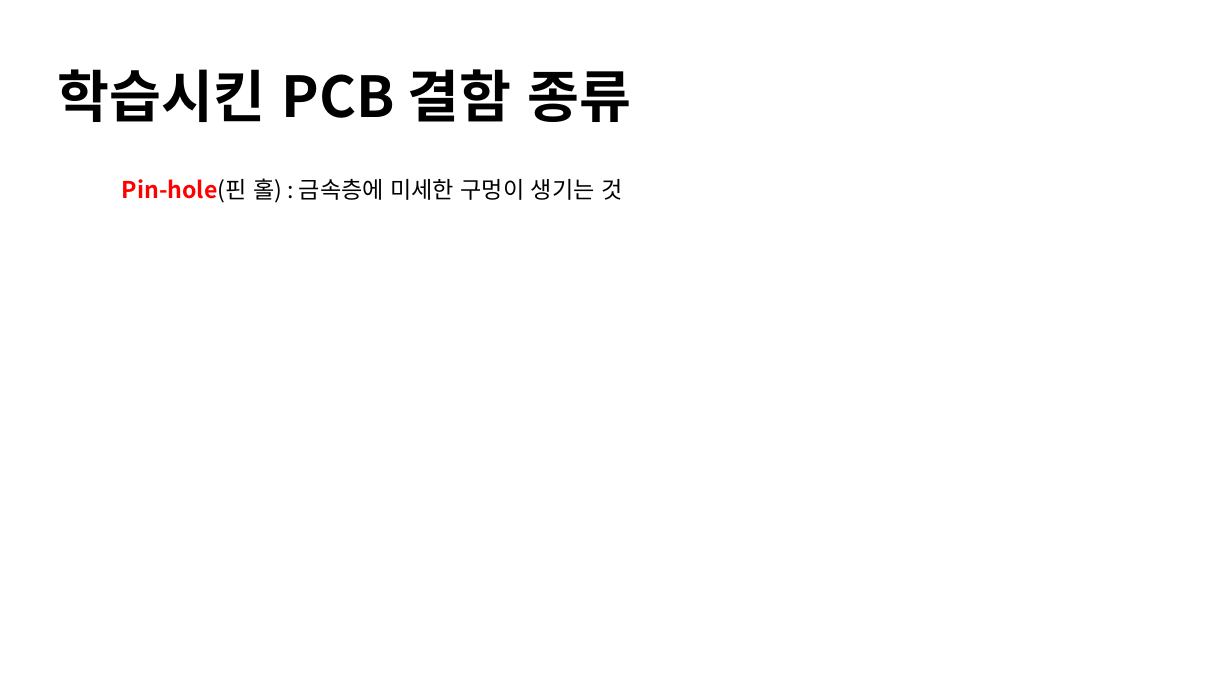
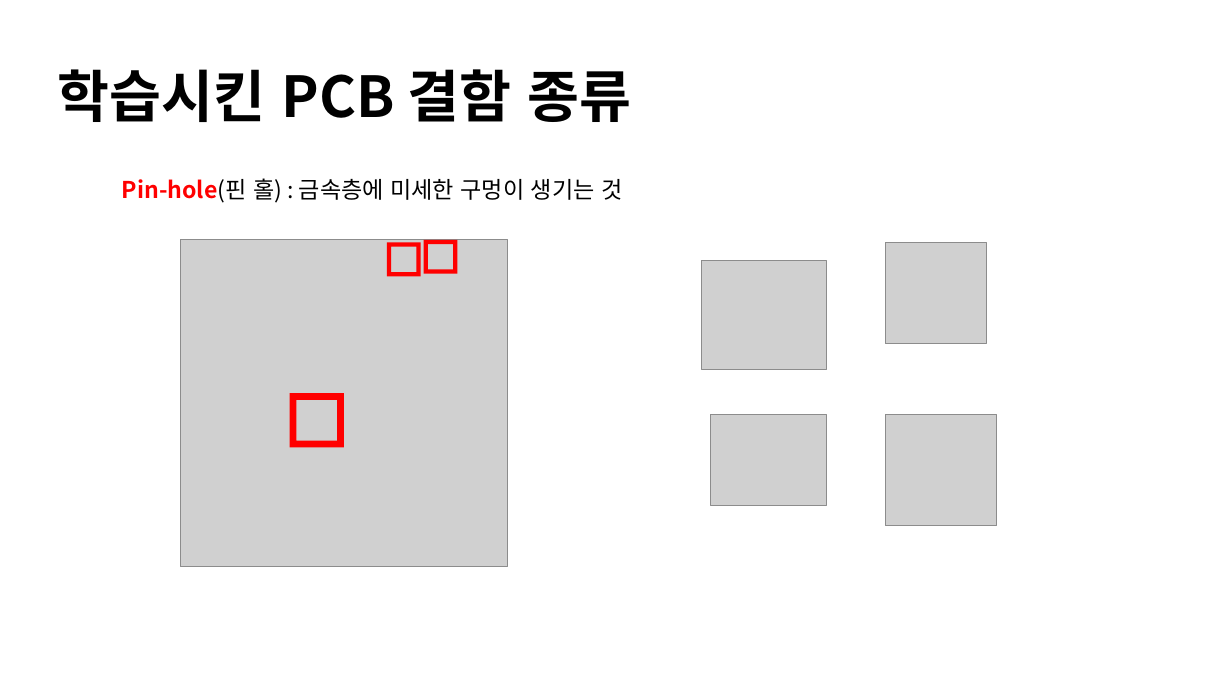
Before and after one commit to aroa97/practice, a slide deck: slide 9 of PCB_defect_detection/ppt/PCB_model.pptx. Drawn at 1232x693 pixels with LibreOffice and Linux fonts; fonts in the diff are those of the drawing; grey boxes stand for pictures. Boxes give left, top, right and bottom in pixels: in the first picture for what was removed or moved away, otherwise in the second. Text is boxed around its words. In the diff, an @@ line names an element or a change of style, - is before the commit and + after.

```diff
--- a/PCB_defect_detection/ppt/PCB_model.pptx
+++ b/PCB_defect_detection/ppt/PCB_model.pptx
@@ picture added at (180, 239, 507, 567) @@
@@ frame added at (387, 242, 421, 276), fill #FF0000 @@
@@ frame added at (423, 240, 457, 274), fill #FF0000 @@
@@ group added at (702, 242, 997, 526): 4 pictures @@
@@ frame added at (289, 393, 344, 447), fill #FF0000 @@
```
Also in this commit, not shown: 8 other slides changed, 3 slides added, 22 other files.
